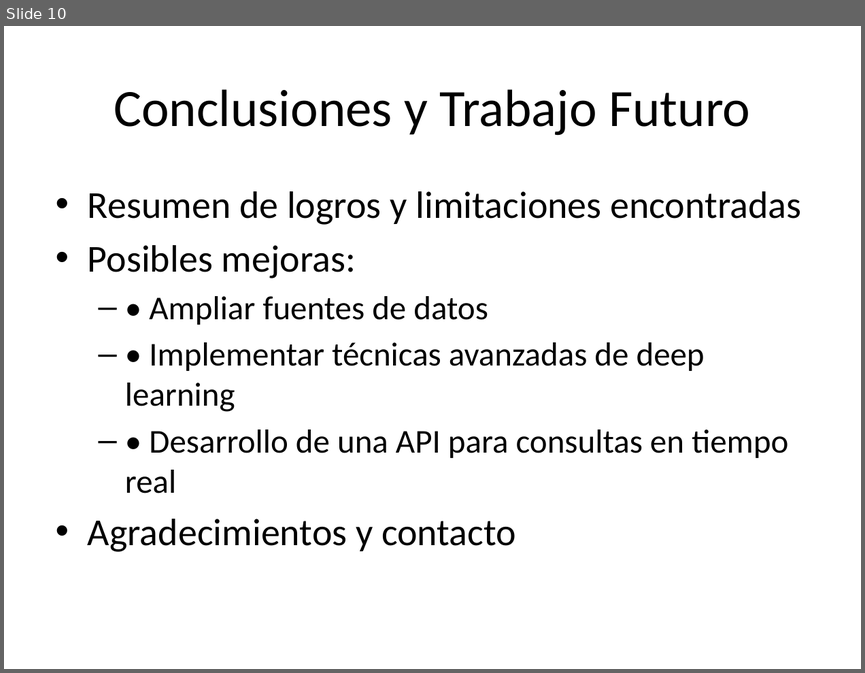
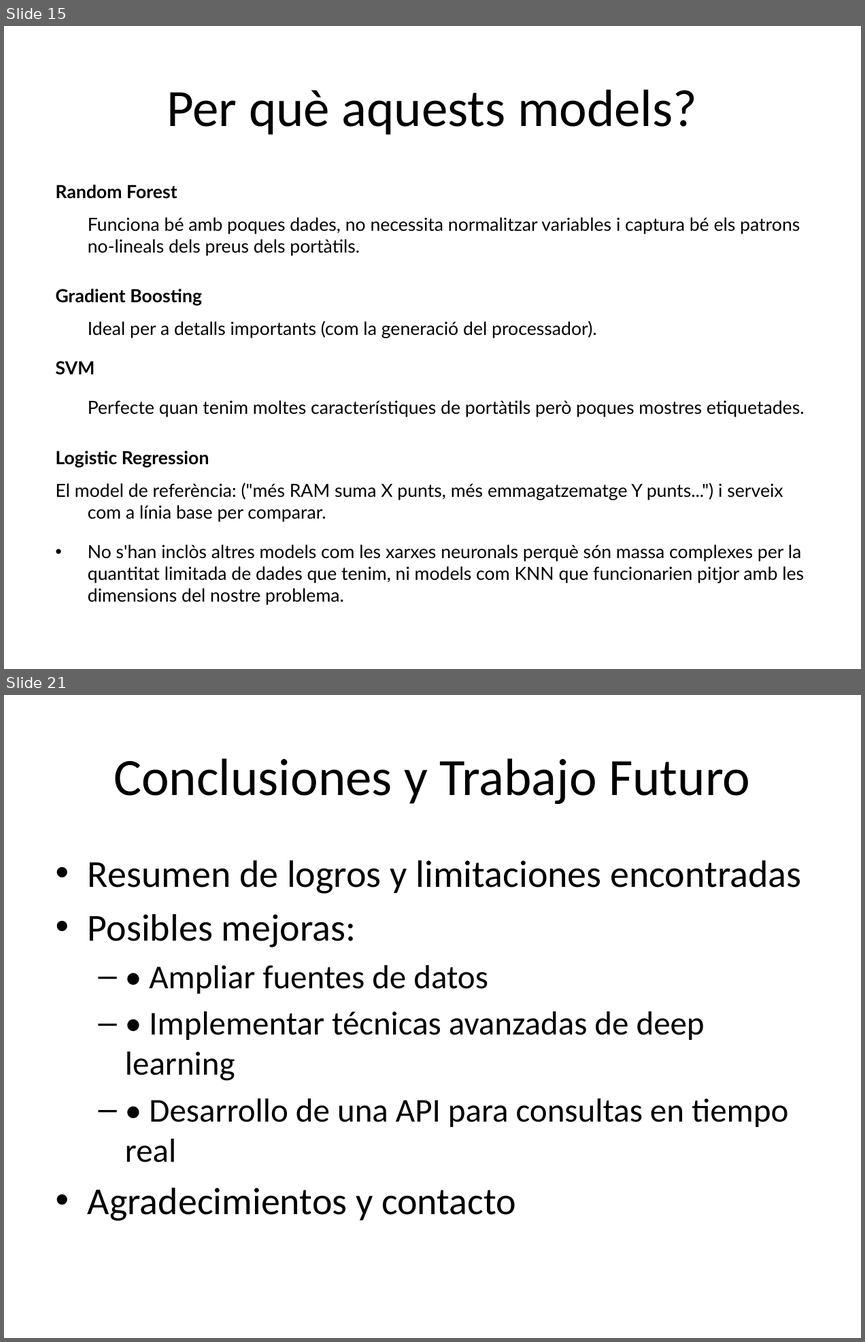
Before and after one commit to OlVeRaS94/PROYECTO-PIA-OFERTAS, a slide deck: presentacion_chollos.pptx. Shown one above the other, each under a label of ours: slide 10 before the commit, slides 15 and 21 after it; the slides between them are not shown. The pictures are 865x673 and 865x1342 pixels, drawn with LibreOffice and Linux fonts; fonts in the diff are those of the drawing. Boxes give left, top, right and bottom in pixels: in the first picture for what was removed or moved away, otherwise in the second. Text is boxed around its words. In the diff, an @@ line names an element or a change of style, - is before the commit and + after.

```diff
--- a/presentacion_chollos.pptx
+++ b/presentacion_chollos.pptx
@@ slide 15 added at (4,26,861,669), background #FFFFFF @@
@@ title added at (167,89,697,135), 44 pt, text #000000 @@
+Per què aquests models?
@@ text added at (56,184,804,605), 15.2 pt, text #000000 @@
+Random Forest
+Funciona bé amb poques dades, no necessita normalitzar variables i captura bé els patrons no-lineals dels preus dels portàtils.
+Gradient Boosting
+Ideal per a detalls importants (com la generació del processador).
+SVM
+Perfecte quan tenim moltes característiques de portàtils però poques mostres etiquetades.
+Logistic Regression
+El model de referència: ("més RAM suma X punts, més emmagatzematge Y punts...") i serveix com a línia base per comparar.
+• No s'han inclòs altres models com les xarxes neuronals perquè són massa complexes per la quantitat limitada de dades que tenim, ni models com KNN que funcionarien pitjor amb les dimensions del nostre problema.
@@ what was slide 10 is now slide 21 @@
```
Also in this commit, not shown: 3 slides changed, 15 other slides added, 5 slides removed.
